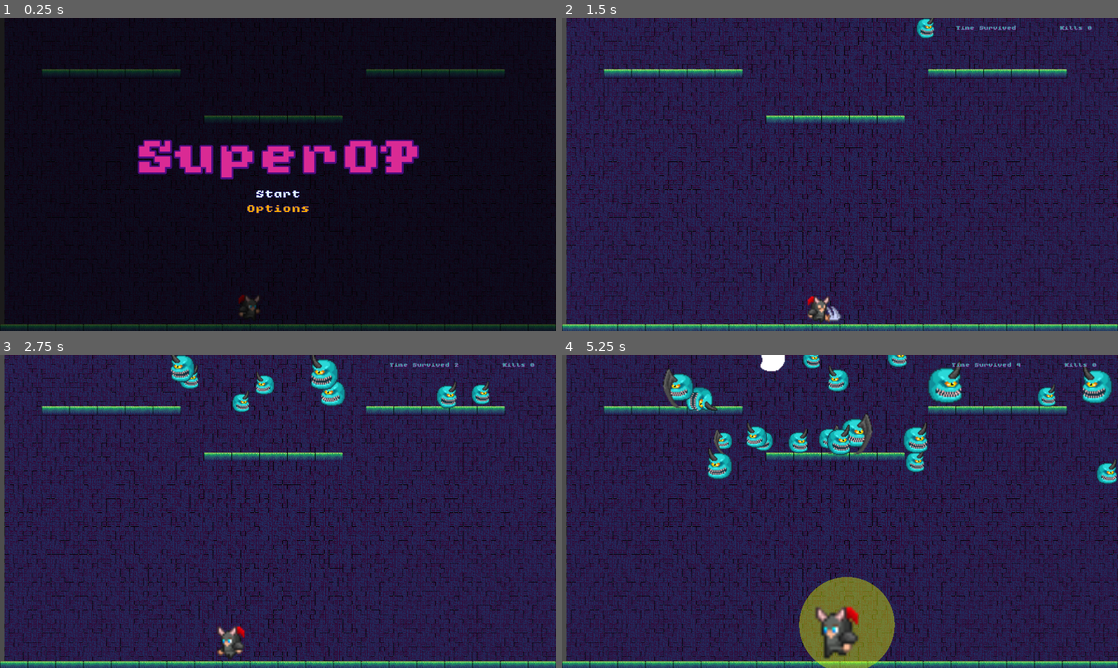
Above: before the commit, frames 1-4 (two rows, left to right).
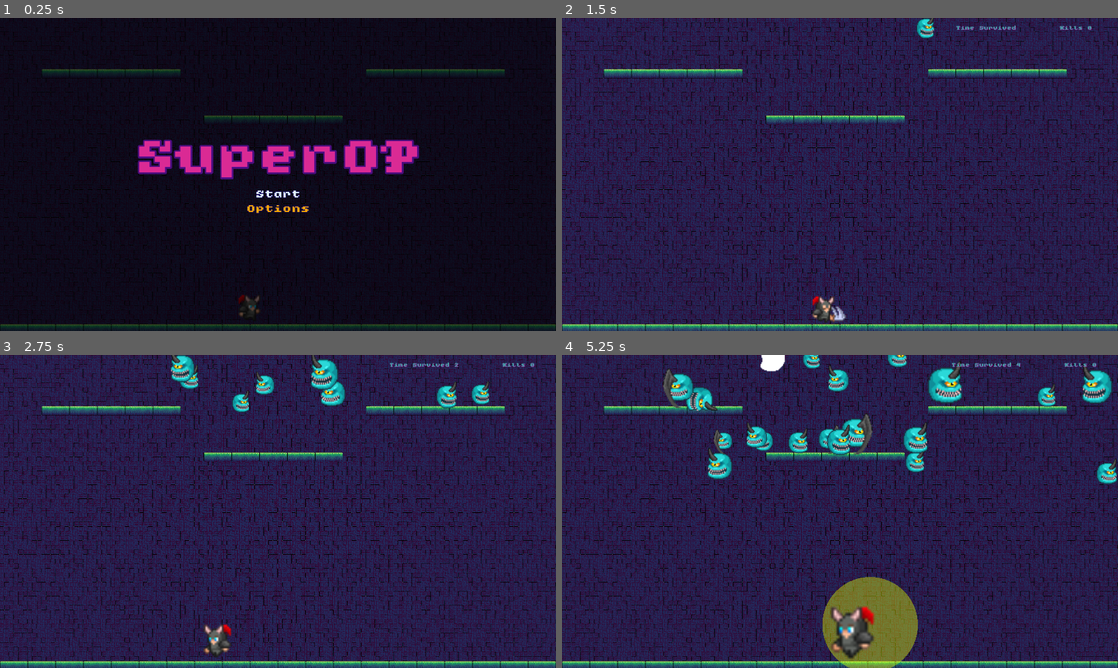
Above: after the commit, the same moments.

Repository: lethalgem/mini-jam-202
Game: Godot game, scene res://scenes/game_manager.tscn
Two runs of this game, one before a commit and one after it. Both use one fixed random seed, a clock stepped at 60 frames per second and the inputs below.
Inputs:
- Up to frame 1 (0.25 s): no input
- Up to frame 2 (1.5 s): click "Start" at 0.5 s; tap Enter at 1.25 s; hold Right (ui_right) from 1.28 s (still down); tap Space (attack) at 1.35 s
- Up to frame 3 (2.75 s): release Right (ui_right) at 2.03 s; hold Left (ui_left) from 2.03 s (still down); tap Shift (radial_blast) at 2.1 s
- Up to frame 4 (5.25 s): release Left (ui_left) at 2.78 s; hold Right (ui_right) 2.78-4.28 s; tap Space (attack) at 2.85, 4.35 s; tap Shift (radial_blast) at 3.6, 5.1 s; hold Left (ui_left) from 4.28 s (still down)

The runs differ from the first frame. In frame 1, 1.6% of the frame differs, in the area x 0-100%, y 0-98%; in frame 2, 27%; in frame 3, 27%; in frame 4, 28%, in the area x 0-100%, y 0-100%.

Commit message:
small tweaks

Diff:
--- a/scenes/game_manager.tscn
+++ b/scenes/game_manager.tscn
@@ -1,18 +1,17 @@
-[gd_scene load_steps=16 format=4 uid="uid://rf2rog6xof1f"]
+[gd_scene load_steps=15 format=4 uid="uid://rf2rog6xof1f"]
 
 [ext_resource type="Script" uid="uid://bwsscltki2nwo" path="res://scripts/game_manager.gd" id="1_hwd4i"]
-[ext_resource type="PackedScene" uid="uid://chm1xb5sunb63" path="res://scenes/counters_ui.tscn" id="2_glms7"]
+[ext_resource type="PackedScene" path="res://scenes/counters_ui.tscn" id="2_glms7"]
 [ext_resource type="TileSet" uid="uid://ktk5hjqhgr38" path="res://themes/tileset.tres" id="3_0rse5"]
 [ext_resource type="PackedScene" uid="uid://d0gvbh7yu61tg" path="res://scenes/title.tscn" id="3_ternb"]
 [ext_resource type="PackedScene" uid="uid://cffpey8u54sob" path="res://scenes/option_menu.tscn" id="5_eaq8r"]
 [ext_resource type="PackedScene" uid="uid://de1ktn3gt27h7" path="res://scenes/gameover.tscn" id="5_q8mjp"]
-[ext_resource type="PackedScene" path="res://scenes/controls.tscn" id="7_aonbx"]
+[ext_resource type="PackedScene" uid="uid://cg6ktuqjt1bn6" path="res://scenes/controls.tscn" id="7_aonbx"]
 [ext_resource type="PackedScene" uid="uid://ce0w7tddcjrxu" path="res://scenes/world_test.tscn" id="7_q8mjp"]
 [ext_resource type="Script" uid="uid://cubyyxwh2c5xk" path="res://scripts/game_mode.gd" id="8_frtjd"]
 [ext_resource type="PackedScene" uid="uid://b4o6qgy31lfq8" path="res://scenes/player_character_body_2d.tscn" id="8_jdad8"]
 [ext_resource type="Texture2D" uid="uid://dg11xy0rj80t" path="res://assets/tiles/Tileset.png" id="9_k4jhu"]
-[ext_resource type="AudioStream" uid="uid://cy0sdr6v4vhwh" path="res://assets/music/game-background-359782.mp3" id="9_lcbjr"]
-[ext_resource type="PackedScene" path="res://scenes/background_music.tscn" id="12_aonbx"]
+[ext_resource type="PackedScene" uid="uid://bg6ftfytfavnj" path="res://scenes/background_music.tscn" id="12_aonbx"]
 
 [sub_resource type="TileSetAtlasSource" id="TileSetAtlasSource_aonbx"]
 texture = ExtResource("9_k4jhu")
@@ -627,6 +626,7 @@
 character = NodePath("PlayerCharacterBody2D")
 
 [node name="Background" type="TileMapLayer" parent="GameMode"]
+position = Vector2(-97, 0)
 tile_map_data = PackedByteArray("AAABAAAAAAATAAsAAAABAAEAAAAIAAsAAAABAAIAAAAJAAoAAAABAAMAAAAJAAsAAAABAAQAAAASAAoAAAABAA …(149872 unchanged characters)…
 tile_set = ExtResource("3_0rse5")
 
@@ -640,9 +640,6 @@
 tile_map_data = PackedByteArray("AAAAAEIAAAAAAAAAAAAAAEMAAAAAAAEAAAABAEIAAAABAAAAAAABAEMAAAABAAEAAAACAEIAAAACAAAAAAACAE …(19696 unchanged characters)…
 tile_set = SubResource("TileSet_0rse5")
 rendering_quadrant_size = 24
-
-[node name="GameBackground359782" type="AudioStreamPlayer" parent="."]
-stream = ExtResource("9_lcbjr")
 
 [node name="BackgroundMusic" parent="." instance=ExtResource("12_aonbx")]
 
--- a/scenes/player_character_body_2d.tscn
+++ b/scenes/player_character_body_2d.tscn
@@ -38,6 +38,7 @@
 [sub_resource type="Resource" id="Resource_f3x00"]
 script = ExtResource("2_8aw4b")
 stream = ExtResource("7_w7gao")
+volume_db = 5.0
 metadata/_custom_type_script = "uid://b7fviwwanh0pa"
 
 [sub_resource type="Resource" id="Resource_3sjao"]
--- a/scripts/player_character_body_2d.gd
+++ b/scripts/player_character_body_2d.gd
@@ -8,8 +8,9 @@
 
 @export var attack_speed: float = 1.0
 @export var idle_speed: float = 1.0
+@export var walk_speed: float = 2.0
 @export var death_speed: float = 1.0
-@export var speed := 300.0
+@export var speed := 500.0
 @export var gravity := 800.0
 @export var health := 10
 @export var attack_sounds: Array[SoundSample]
@@ -147,7 +148,7 @@
 			#pass # damage animation already playing
 		State.WALK:
 			if animated_sprite_2D.animation != "walk" and not state == State.DAMAGED:
-				animated_sprite_2D.play("walk", idle_speed)
+				animated_sprite_2D.play("walk", walk_speed)
 		State.IDLE:
 			if animated_sprite_2D.animation != "idle" and not state == State.DAMAGED:
 				animated_sprite_2D.play("idle", idle_speed)
--- a/themes/default_bus_layout.tres
+++ b/themes/default_bus_layout.tres
@@ -5,7 +5,7 @@
 bus/1/solo = false
 bus/1/mute = false
 bus/1/bypass_fx = false
-bus/1/volume_db = 0.0
+bus/1/volume_db = -10.0691595
 bus/1/send = &"Master"
 bus/2/name = &"SFX"
 bus/2/solo = false
Not shown: 1 places in scenes/background_music.tscn that only renumber resources
Not shown: 1 places in scenes/player_character_body_2d.tscn that only renumber resources
